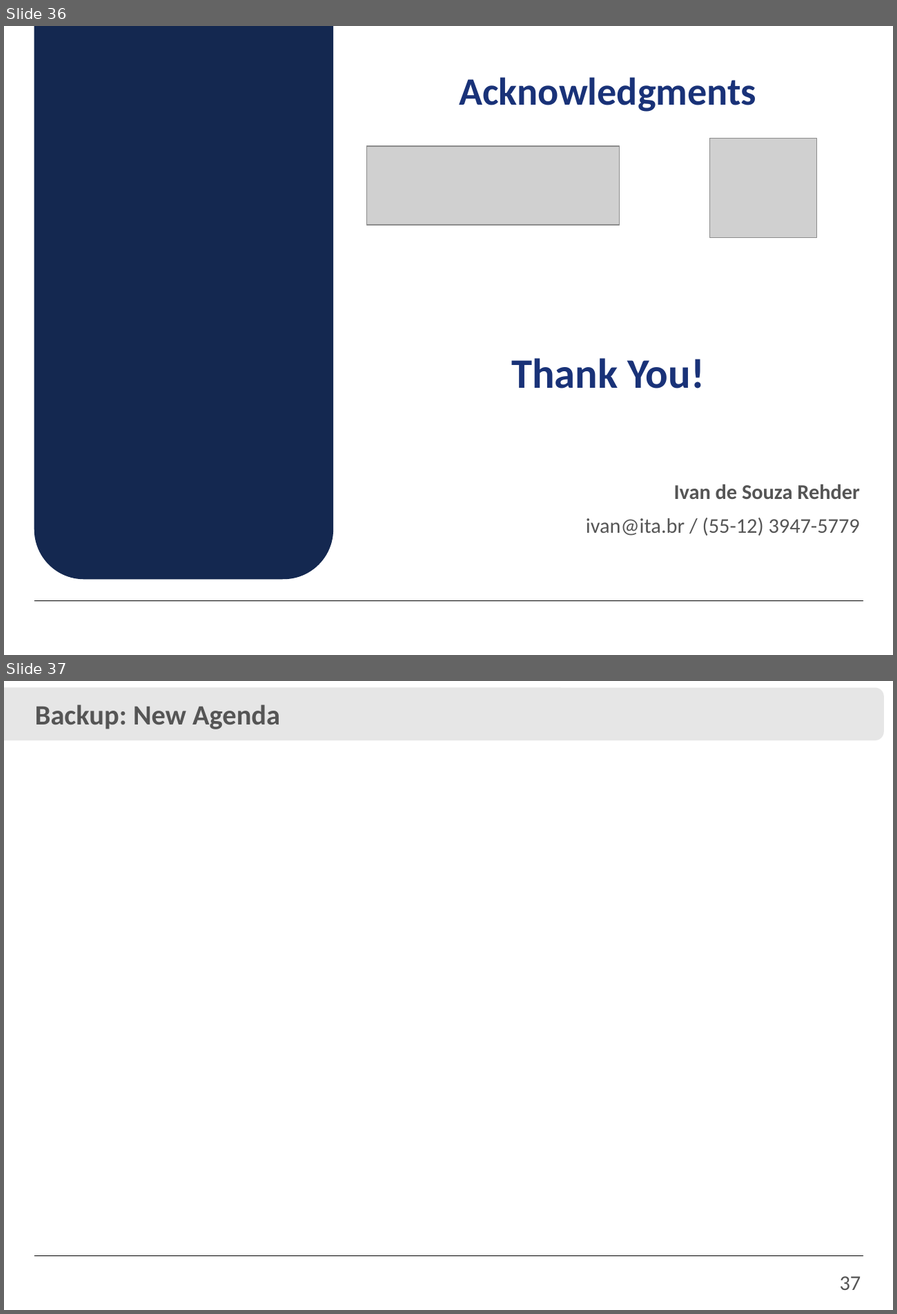
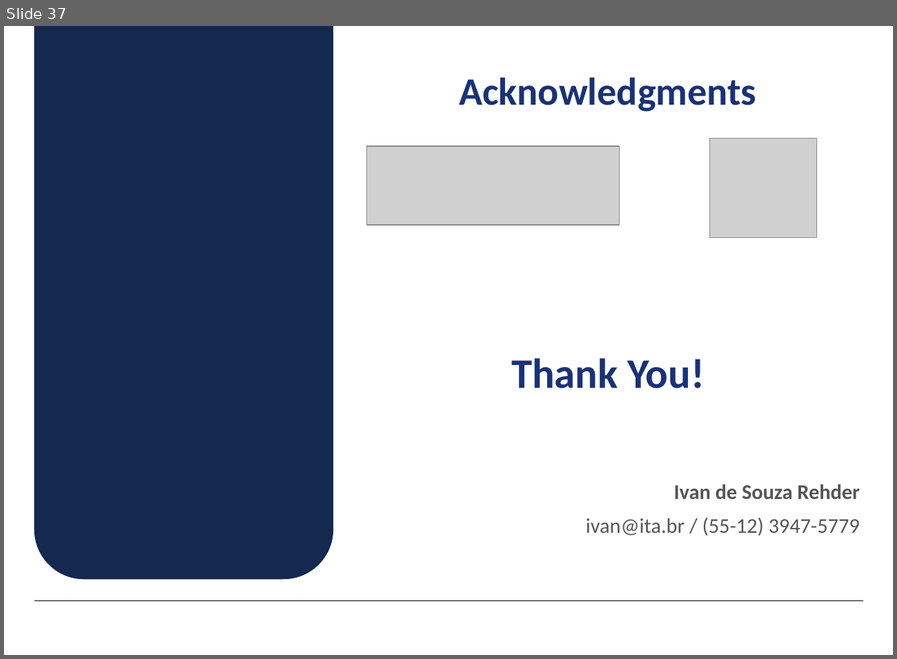
Before and after one commit to IvanRehder/Dissertacao, a slide deck: Apresentação/Apresentação.pptx. Shown one above the other, each under a label of ours: slides 36 and 37 before the commit, slide 37 after it. The pictures are 897x1314 and 897x659 pixels, drawn with LibreOffice and Linux fonts; fonts in the diff are those of the drawing; grey boxes stand for pictures; background and template pictures are left out. Boxes give left, top, right and bottom in pixels: in the first picture for what was removed or moved away, otherwise in the second. Text is boxed around its words. In the diff, an @@ line names an element or a change of style, - is before the commit and + after.

```diff
--- a/Apresentação/Apresentação.pptx
+++ b/Apresentação/Apresentação.pptx
@@ slide 37 removed at (4,681,893,1310), background #FFFFFF; not listed: 1 template element that a slide beside it also shows @@
@@ rounded rectangle removed at (4,688,884,740) @@
@@ text removed at (35,704,280,729) @@
-Backup: New Agenda
@@ page number removed at (840,1276,861,1290) @@
-37
@@ what was slide 36 is now slide 37 @@
```
Also in this commit, not shown: 19 slides changed, 6 slides added, 5 other slides removed, 3 other files.
